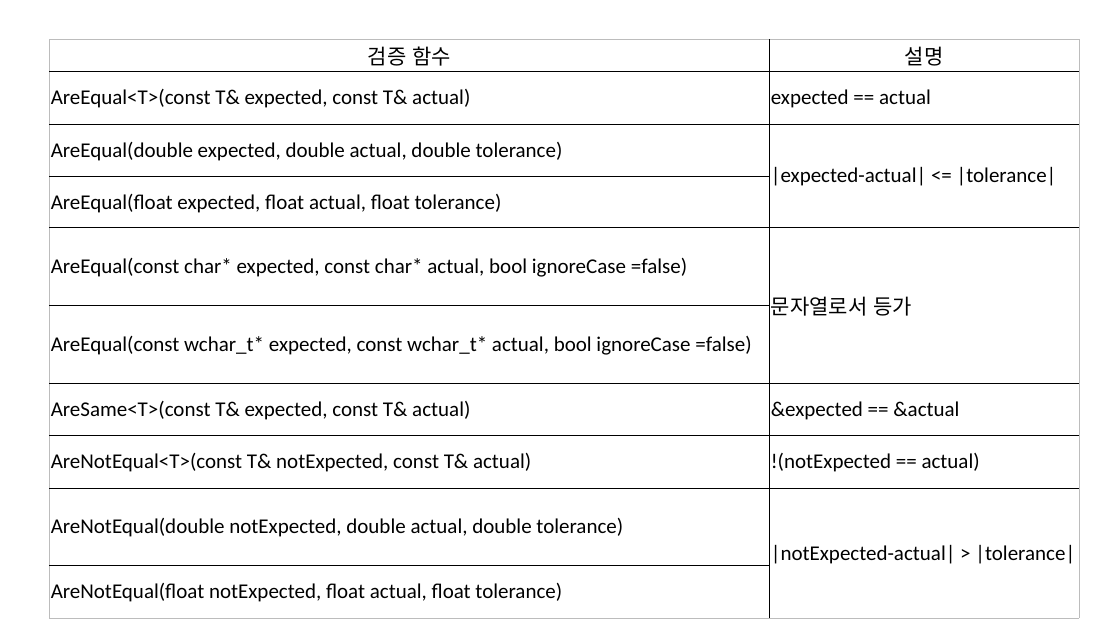
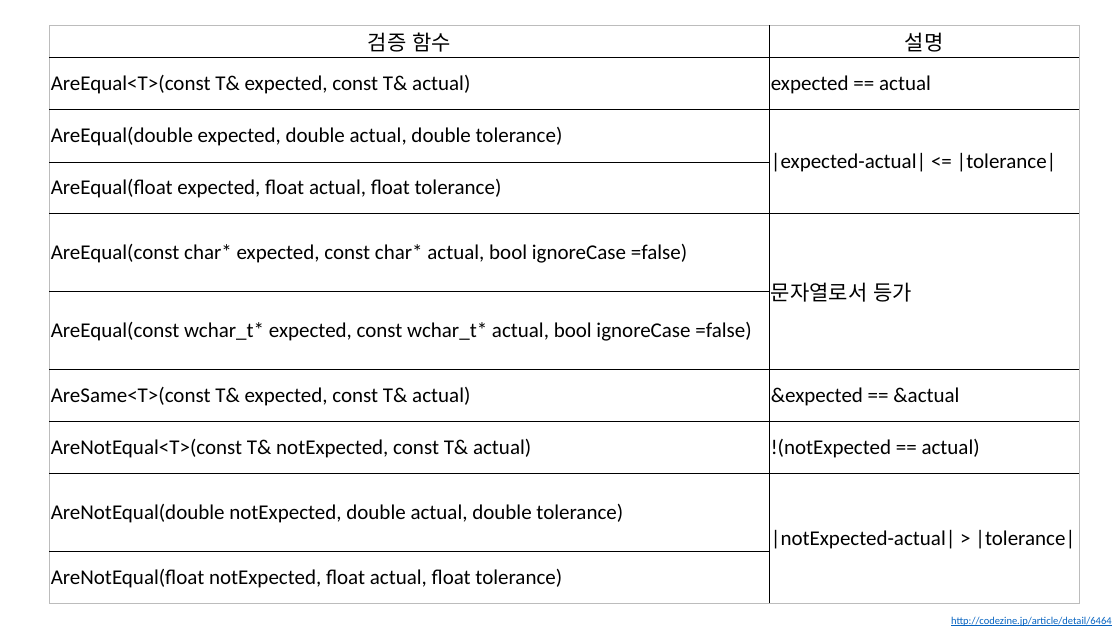
Before and after one commit to jacking75/conf_cpp_korea_2018-08, a slide deck: slide 38 of [C++ Korea 4th Seminar]Visual Cpp에서 유닛 테스트 하기.pptx. Drawn at 1120x630 pixels with LibreOffice and Linux fonts; fonts in the diff are those of the drawing. Boxes give left, top, right and bottom in pixels: in the first picture for what was removed or moved away, otherwise in the second. Text is boxed around its words. In the diff, an @@ line names an element or a change of style, - is before the commit and + after.

```diff
--- a/[C++ Korea 4th Seminar]Visual Cpp에서 유닛 테스트 하기.pptx
+++ b/[C++ Korea 4th Seminar]Visual Cpp에서 유닛 테스트 하기.pptx
@@ table moved from (x1=49, y1=39, x2=1079, y2=613) to (x1=49, y1=25, x2=1079, y2=598) @@
@@ text added at (x1=951, y1=616, x2=1111, y2=626), 18 pt, text #0563C1, underline @@
+http://codezine.jp/article/detail/6464
```
Also in this commit, not shown: 10 other slides changed, 4 slides added, 3 slides removed, 2 other files.
